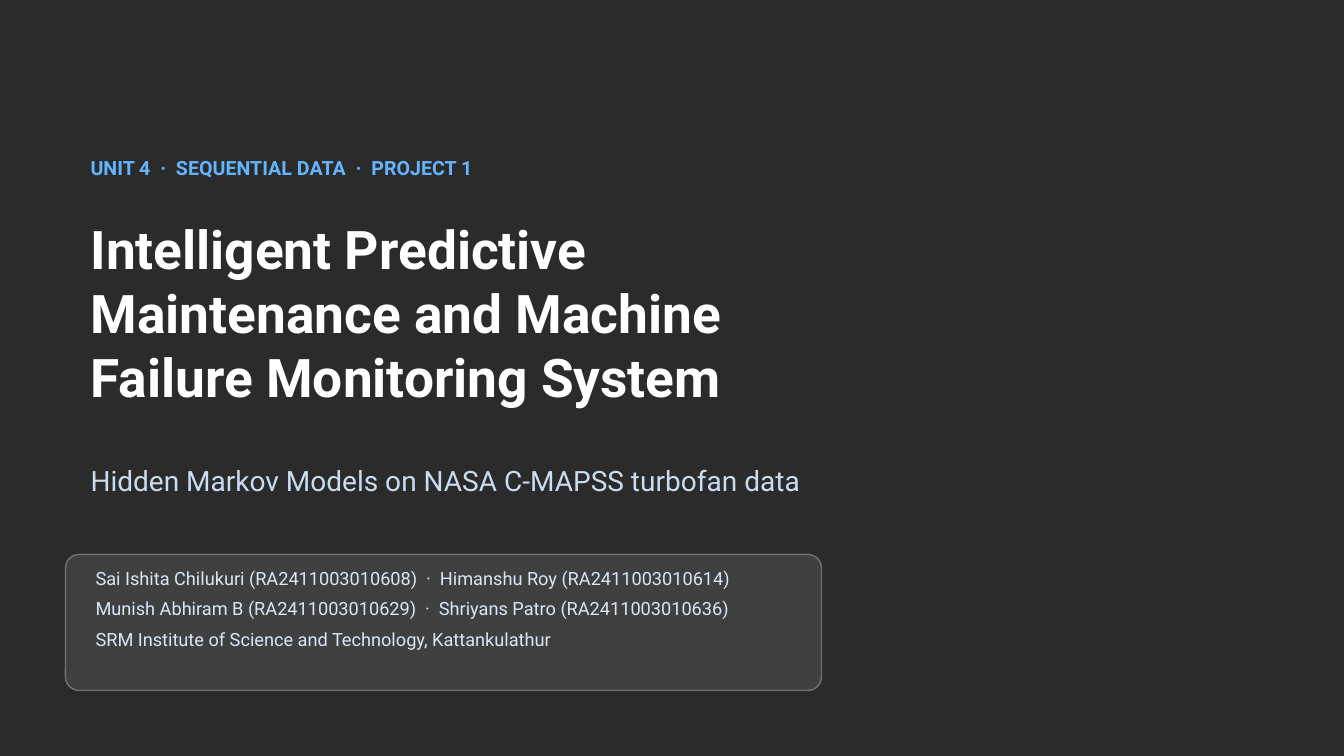
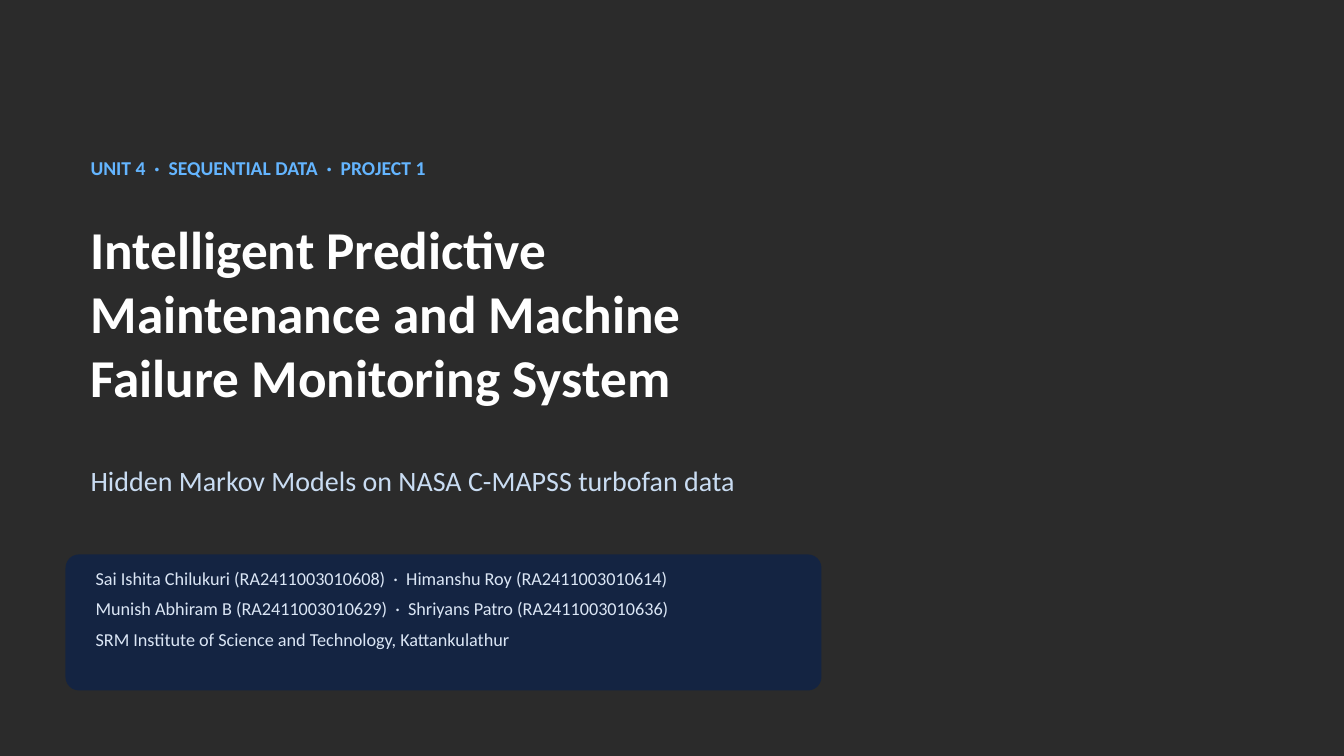
Before and after one commit to Ishita09-prog/predictive-maintenance-hmm, a slide deck: slide 1 of reports/Presentation.pptx. Drawn at 1344x756 pixels with LibreOffice and Linux fonts; fonts in the diff are those of the drawing; background and template pictures are left out; a plain dark background stands for a picture behind light text. Boxes give left, top, right and bottom in pixels: in the first picture for what was removed or moved away, otherwise in the second. Text is boxed around its words. In the diff, an @@ line names an element or a change of style, - is before the commit and + after.

```diff
--- a/reports/Presentation.pptx
+++ b/reports/Presentation.pptx
@@ rounded rectangle at [66, 555, 822, 691]: fill #FFFFFF at 10% opacity to #142442; outline #FFFFFF 1 pt to none @@
@@ font Roboto to Calibri in 4 elements at [91, 162, 426, 178], [91, 231, 681, 406], [91, 471, 734, 491], [96, 572, 668, 649] @@
```
Also in this commit, not shown: 13 other slides changed, 2 other files.
